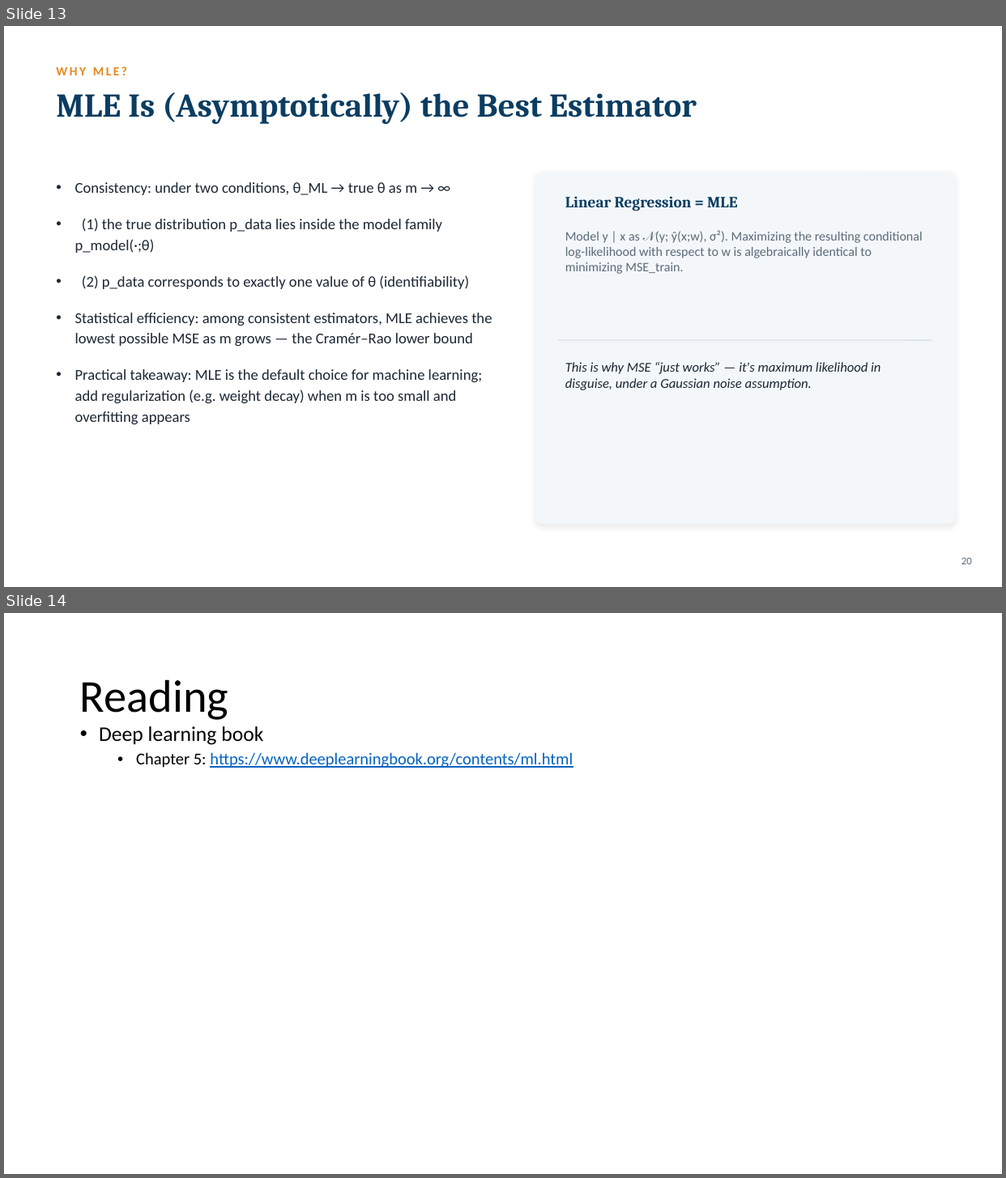
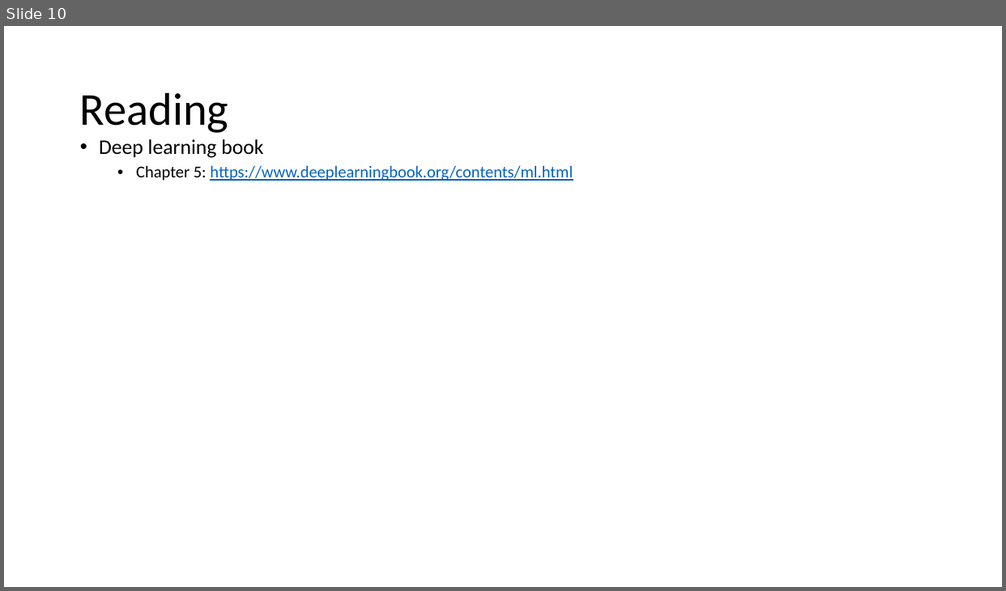
Before and after one commit to zahidcseku/cv-course-2026, a slide deck: Lecture5.pptx. Shown one above the other, each under a label of ours: slides 13 and 14 before the commit, slide 10 after it. The pictures are 1006x1178 and 1006x591 pixels, drawn with LibreOffice and Linux fonts; fonts in the diff are those of the drawing. Boxes give left, top, right and bottom in pixels: in the first picture for what was removed or moved away, otherwise in the second. Text is boxed around its words. In the diff, an @@ line names an element or a change of style, - is before the commit and + after.

Commit message:
Updated slides

```diff
--- a/Lecture5.pptx
+++ b/Lecture5.pptx
@@ slide 13 removed at <box>4,26,1002,587</box>, background #FFFFFF @@
@@ text removed at <box>56,66,127,75</box> @@
-WHY MLE?
@@ text removed at <box>56,92,697,124</box> @@
-MLE Is (Asymptotically) the Best Estimator
@@ text removed at <box>75,182,492,425</box> @@
-• Consistency: under two conditions, θ_ML → true θ as m → ∞
-• (1) the true distribution p_data lies inside the model family p_model(·;θ)
-• (2) p_data corresponds to exactly one value of θ (identifiability)
-• Statistical efficiency: among consistent estimators, MLE achieves the lowest possible MSE as m grows — the Cramér–Rao lower bound
-• Practical takeaway: MLE is the default choice for machine learning; add regularization (e.g. weight decay) when m is too small and overfitting appears
@@ rounded rectangle removed at <box>535,172,955,524</box> @@
@@ text removed at <box>565,196,737,211</box> @@
-Linear Regression = MLE
@@ text removed at <box>565,230,923,274</box> @@
-Model y | x as 𝒩(y; ŷ(x;w), σ²). Maximizing the resulting conditional log-likelihood with respect to w is algebraically identical to minimizing MSE_train.
@@ line removed from (558, 340) to (932, 340) @@
@@ text removed at <box>565,362,880,390</box> @@
-This is why MSE “just works” — it's maximum likelihood in disguise, under a Gaussian noise assumption.
@@ text removed at <box>961,557,972,565</box> @@
-20
@@ what was slide 14 is now slide 10 @@
```
Also in this commit, not shown: 3 other slides removed.
